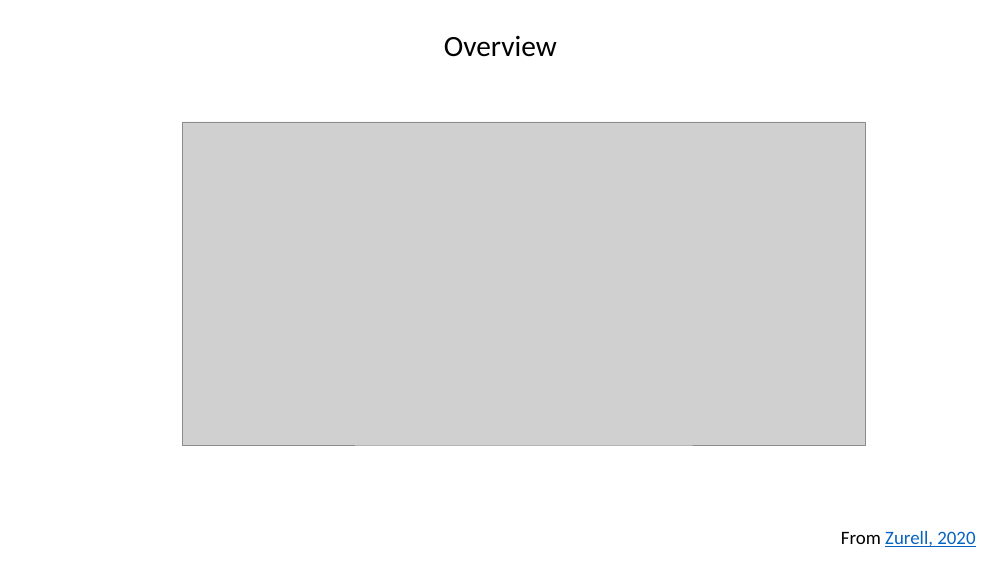
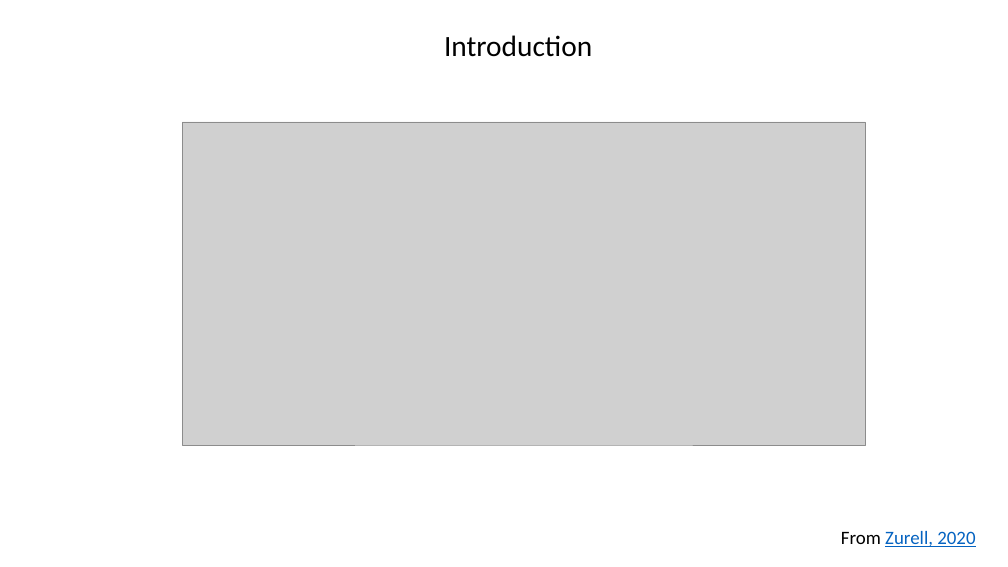
Before and after one commit to anais-spire/endangered_species_SDM, a slide deck: slide 2 of Oral_presentation.pptx. Drawn at 1008x567 pixels with LibreOffice and Linux fonts; fonts in the diff are those of the drawing; grey boxes stand for pictures. Boxes give left, top, right and bottom in pixels: in the first picture for what was removed or moved away, otherwise in the second. Text is boxed around its words. In the diff, an @@ line names an element or a change of style, - is before the commit and + after.

```diff
--- a/Oral_presentation.pptx
+++ b/Oral_presentation.pptx
@@ text at (444,35,592,57): text changed @@
-Overview
+Introduction
```
Also in this commit, not shown: 2 other slides changed, 2 slides added, 2 slides removed.
